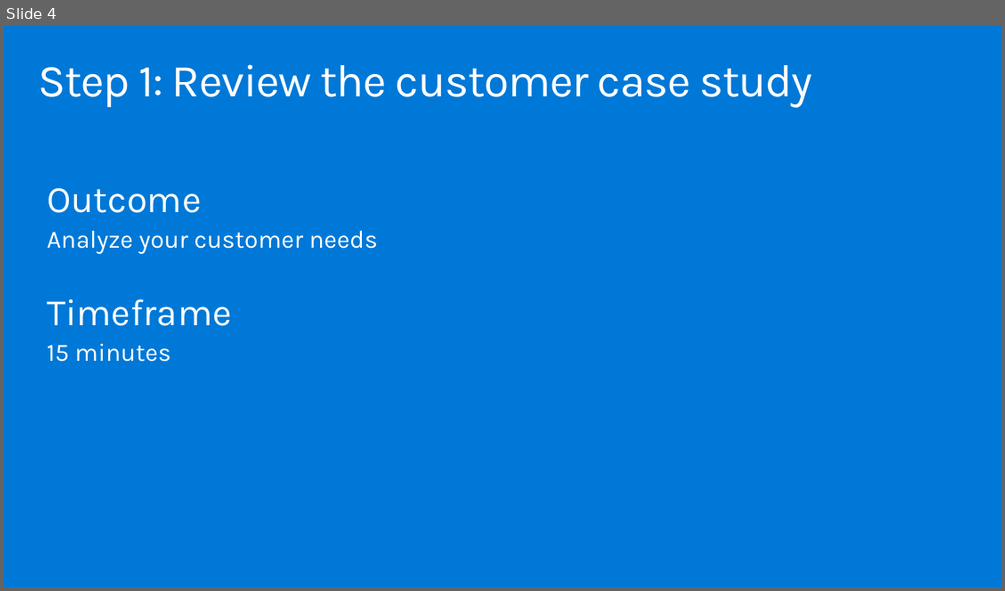
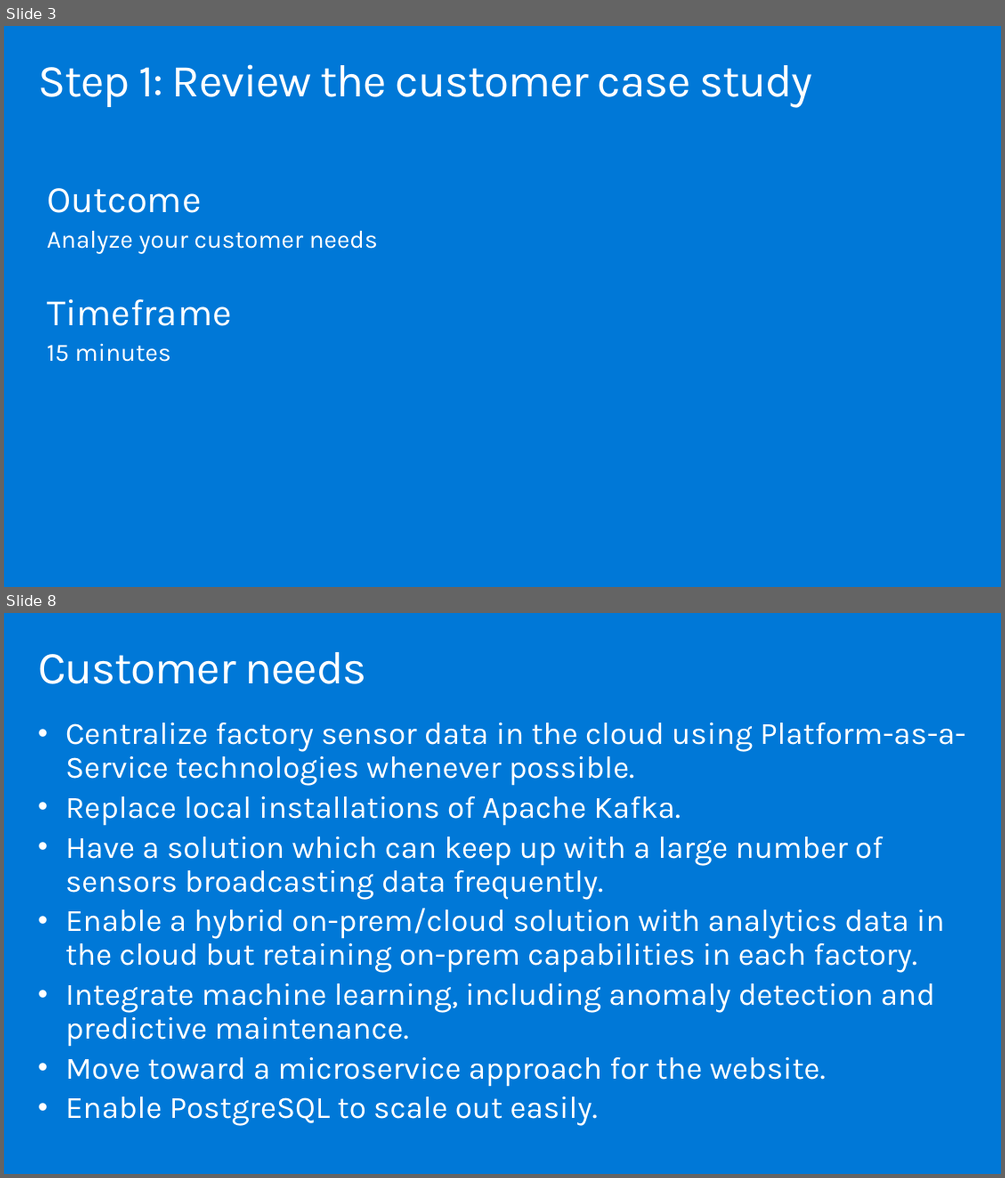
Before and after one commit to solliancenet/MCW-innovate-modernize-apps-with-data-ai, a slide deck: Whiteboard design session/WDS trainer presentation - Innovate and Modernize Apps with Data and AI.pptx. Shown one above the other, each under a label of ours: slide 4 before the commit, slides 3 and 8 after it; the slides between them are not shown. The pictures are 1005x591 and 1005x1178 pixels, drawn with LibreOffice and Linux fonts; fonts in the diff are those of the drawing. Boxes give left, top, right and bottom in pixels: in the first picture for what was removed or moved away, otherwise in the second. Text is boxed around its words. In the diff, an @@ line names an element or a change of style, - is before the commit and + after.

```diff
--- a/Whiteboard design session/WDS trainer presentation - Innovate and Modernize Apps with Data and AI.pptx
+++ b/Whiteboard design session/WDS trainer presentation - Innovate and Modernize Apps with Data and AI.pptx
@@ slide 8 added at box(4, 613, 1001, 1174), background #0078D7 @@
@@ title added at box(38, 652, 367, 684), 44.1 pt, text #FFFFFF @@
+Customer needs
@@ text added at box(65, 722, 965, 1126), 30 pt, text #FFFFFF @@
+• Centralize factory sensor data in the cloud using Platform-as-a-Service technologies whenever possible.
+• Replace local installations of Apache Kafka.
+• Have a solution which can keep up with a large number of sensors broadcasting data frequently.
+• Enable a hybrid on-prem/cloud solution with analytics data in the cloud but retaining on-prem capabilities in each factory.
+• Integrate machine learning, including anomaly detection and predictive maintenance.
+• Move toward a microservice approach for the website.
+• Enable PostgreSQL to scale out easily.
@@ what was slide 4 is now slide 3 @@
```
Also in this commit, not shown: 1 slide changed, 14 other slides added, 19 slides removed, 1 other file.
